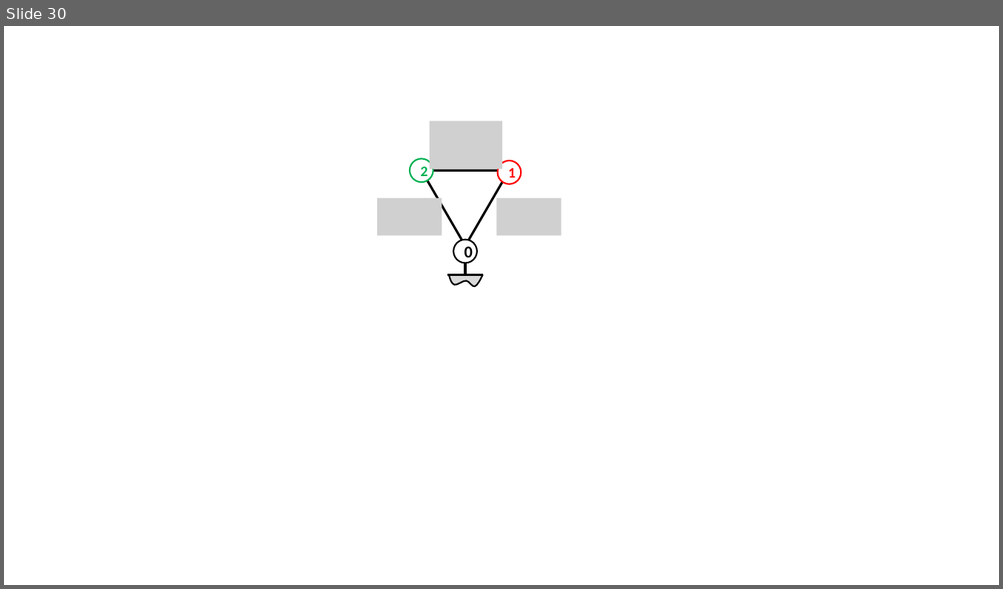
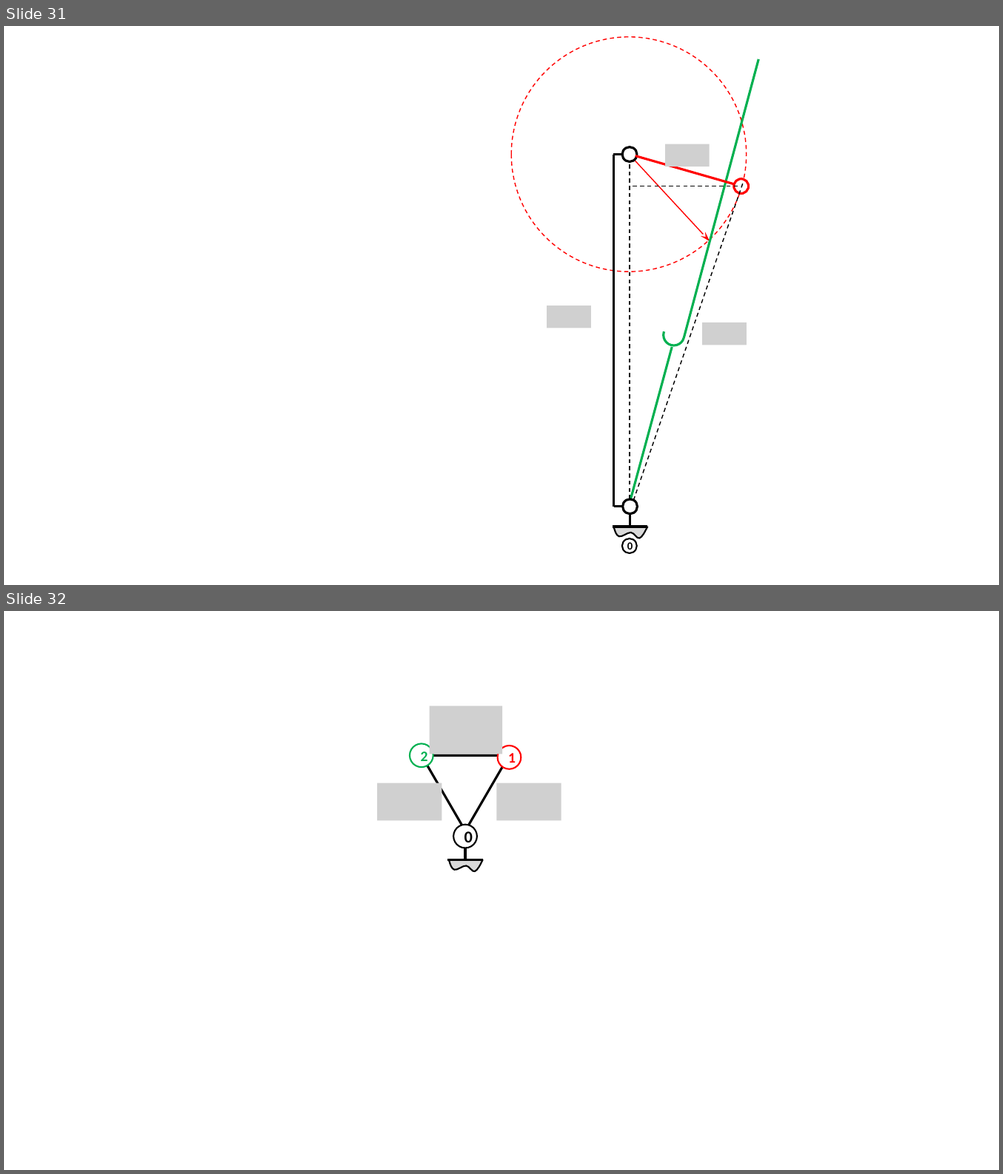
Before and after one commit to xpessoles/ExercicesCompetences, a slide deck: MecanismesDeBase/Figures.pptx. Shown one above the other, each under a label of ours: slide 30 before the commit, slides 31 and 32 after it. The pictures are 1003x589 and 1003x1174 pixels, drawn with LibreOffice and Linux fonts; fonts in the diff are those of the drawing; grey boxes stand for pictures; background and template pictures are left out. Boxes give left, top, right and bottom in pixels: in the first picture for what was removed or moved away, otherwise in the second. Text is boxed around its words. In the diff, an @@ line names an element or a change of style, - is before the commit and + after.

```diff
--- a/MecanismesDeBase/Figures.pptx
+++ b/MecanismesDeBase/Figures.pptx
@@ slide 31 added at <box>4,26,999,585</box>, background #FFFFFF @@
@@ ellipse added at <box>512,37,746,272</box>, outline #FF0000 1 pt dashed @@
@@ line added from (684, 338) to (758, 59), #00B050 2.25 pt @@
@@ line added from (622, 154) to (614, 154), #000000 2.25 pt @@
@@ line added from (614, 507) to (614, 154), #000000 2.25 pt @@
@@ ellipse added at <box>623,147,637,162</box>, fill #FFFFFF, outline #000000 2.25 pt @@
@@ arrow added from (624, 149) to (710, 241), #FF0000 1 pt @@
@@ line added from (734, 184) to (635, 156), #FF0000 2.25 pt @@
@@ picture added at <box>665,144,709,167</box> @@
@@ line added from (629, 500) to (629, 162), #000000 1 pt dashed @@
@@ ellipse added at <box>732,177,751,195</box>, fill #FFFFFF, outline #FF0000 2.25 pt @@
@@ line added from (737, 187) to (629, 187), #000000 1 pt dashed @@
@@ line added from (634, 500) to (743, 181), #000000 1 pt dashed @@
@@ picture added at <box>546,306,590,328</box> @@
@@ arc (boxed as its full ellipse) added at <box>661,323,687,349</box>, fill #FFFFFF, outline #00B050 2.25 pt @@
@@ picture added at <box>703,323,746,346</box> @@
@@ line added from (630, 500) to (671, 348), #00B050 2.25 pt @@
@@ line added from (622, 507) to (614, 507), #000000 2.25 pt @@
@@ ellipse added at <box>623,500,637,514</box>, fill #FFFFFF, outline #000000 2.25 pt @@
@@ line added from (648, 528) to (612, 528), #000000 2.25 pt @@
@@ freeform shape added at <box>614,527,647,539</box>, fill #D9D9D9, outline #000000 1.5 pt @@
@@ line added from (630, 515) to (630, 527), #000000 2.25 pt @@
@@ ellipse added at <box>622,540,637,554</box>, outline #000000 1.5 pt, 10.5 pt, text #000000, bold @@
+0
@@ what was slide 30 is now slide 32 @@
```
Also in this commit, not shown: 2 slides changed, 1 other slide added, 3 other files.
